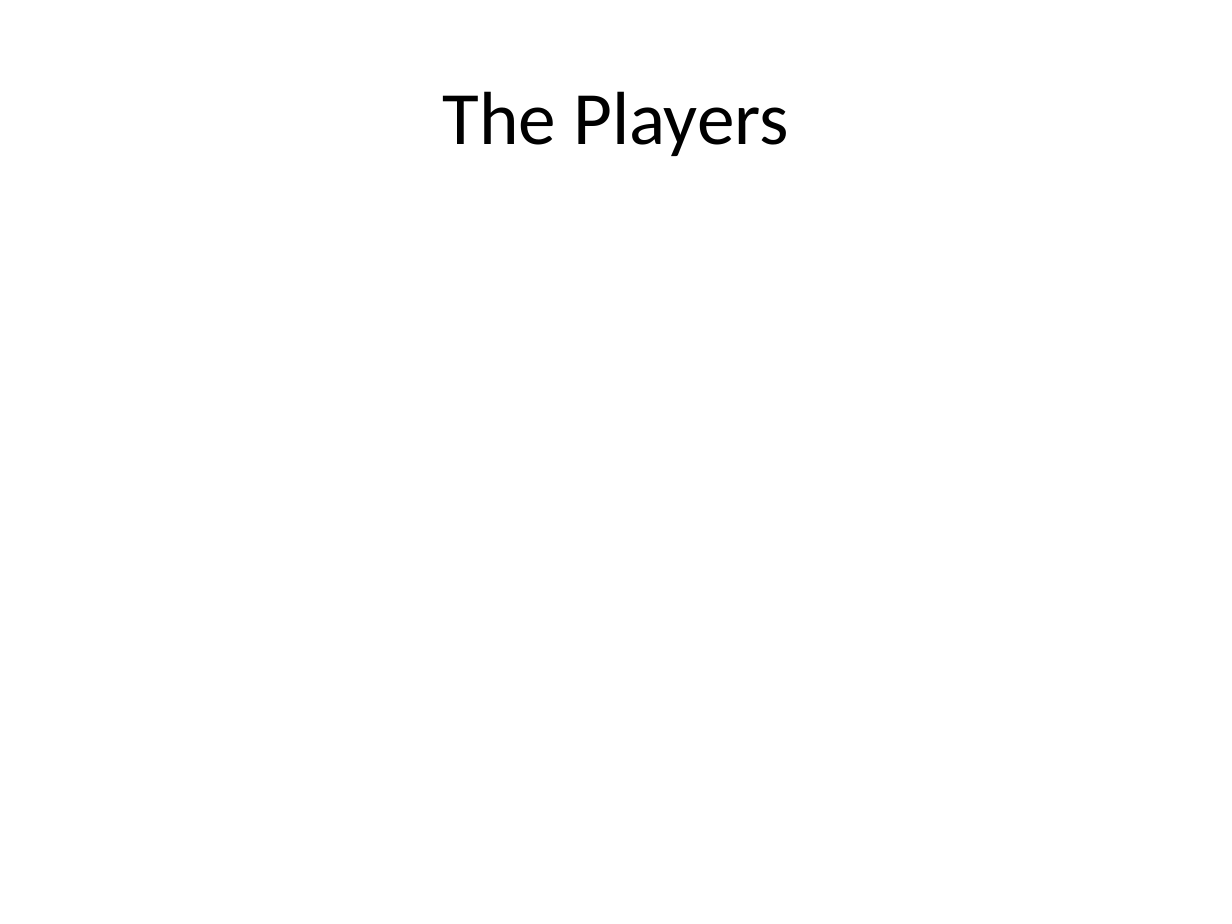
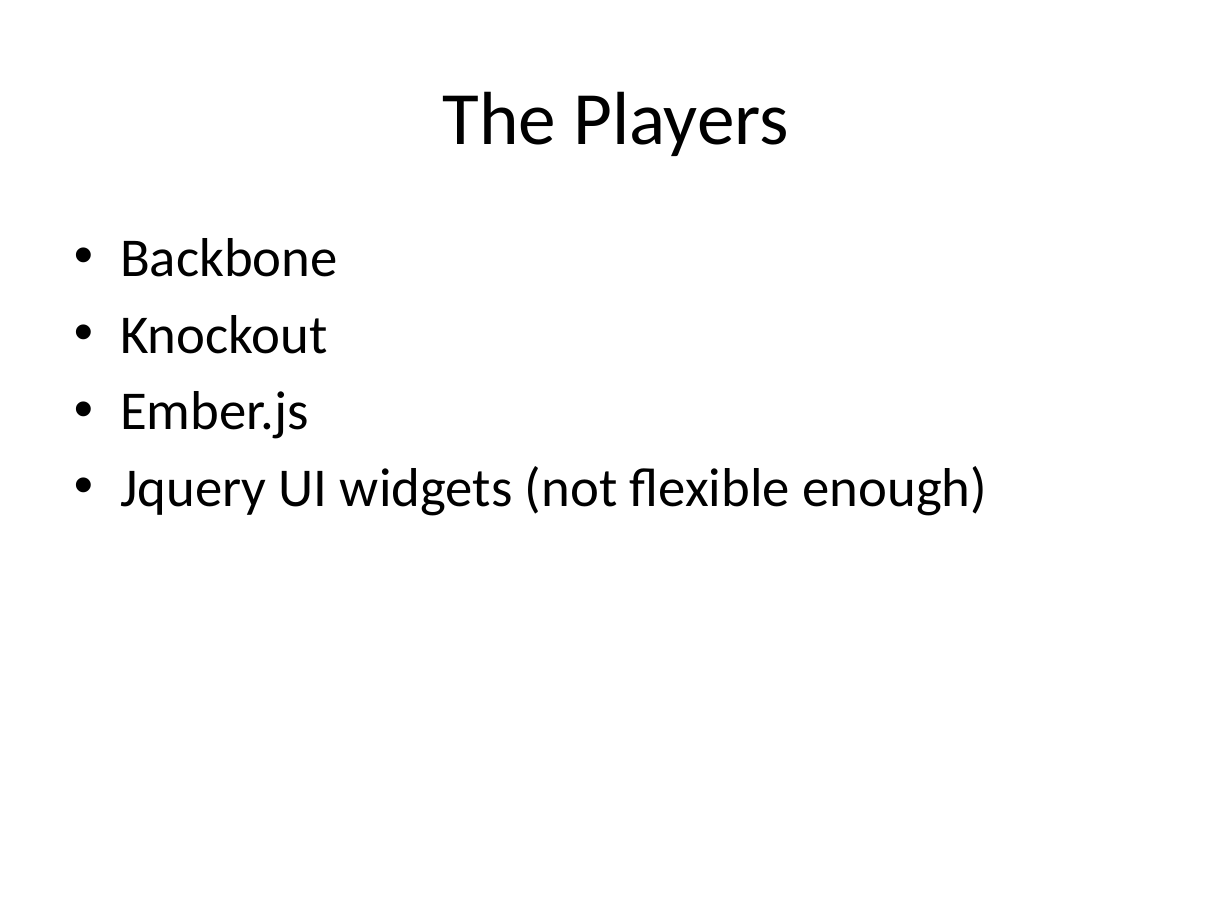
Before and after one commit to jkoynok/TechFest.BackBone, a slide deck: slide 6 of TechFest.Backbone/tf.backbone.pptx (slide 2 before the commit). Drawn at 1232x924 pixels with LibreOffice and Linux fonts; fonts in the diff are those of the drawing. Boxes give left, top, right and bottom in pixels: in the first picture for what was removed or moved away, otherwise in the second. Text is boxed around its words. In the diff, an @@ line names an element or a change of style, - is before the commit and + after.

```diff
--- a/TechFest.Backbone/tf.backbone.pptx
+++ b/TechFest.Backbone/tf.backbone.pptx
@@ text added at box(120, 238, 987, 516), 32 pt, text #000000 @@
+• Backbone
+• Knockout
+• Ember.js
+• Jquery UI widgets (not flexible enough)
```
Also in this commit, not shown: 1 other slide changed, 6 slides added, 2 slides removed.
